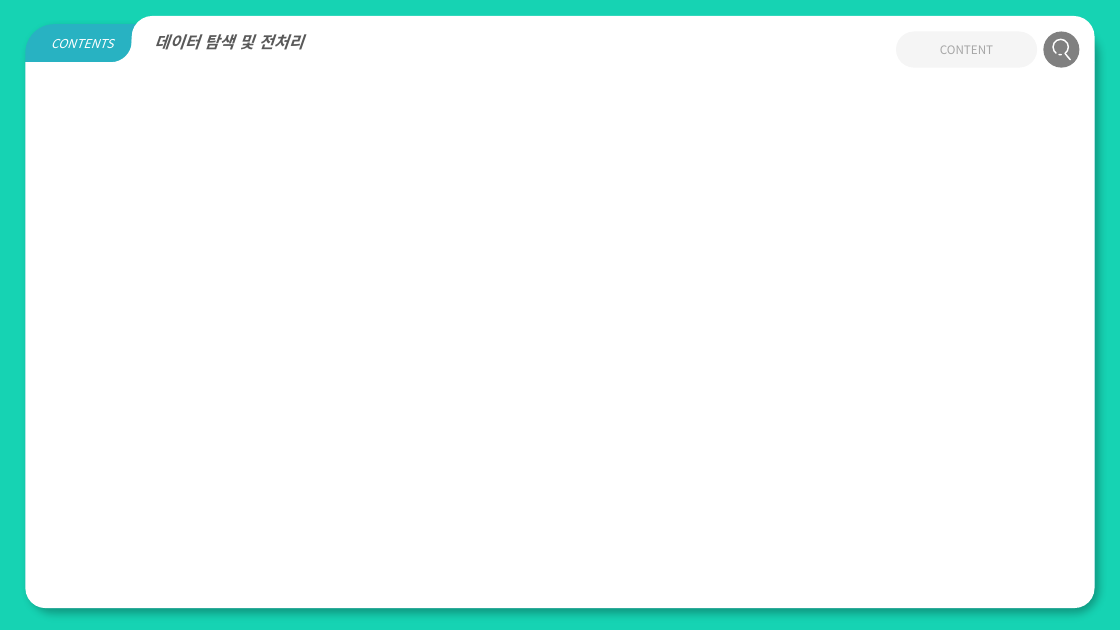
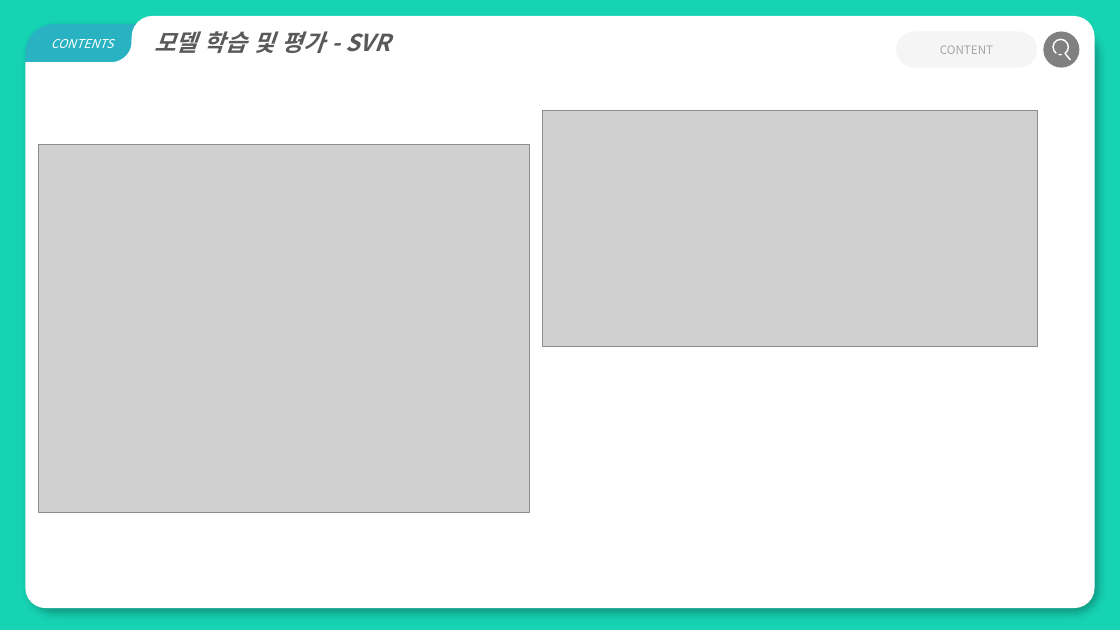
Before and after one commit to good-thing/life_exam, a slide deck: slide 8 of 특강 프로젝트 PPT.pptx. Drawn at 1120x630 pixels with LibreOffice and Linux fonts; fonts in the diff are those of the drawing; grey boxes stand for pictures. Boxes give left, top, right and bottom in pixels: in the first picture for what was removed or moved away, otherwise in the second. Text is boxed around its words. In the diff, an @@ line names an element or a change of style, - is before the commit and + after.

```diff
--- a/특강 프로젝트 PPT.pptx
+++ b/특강 프로젝트 PPT.pptx
@@ text in round same rect at [154,31,390,53]: text changed; size 14 to 20 pt @@
-    데이터 탐색 및 전처리
+    모델 학습 및 평가 - SVR
@@ picture added at [543,110,1038,346] @@
@@ picture added at [39,145,529,513] @@
```
Also in this commit, not shown: 7 other slides changed, 3 slides added, 1 other file.
